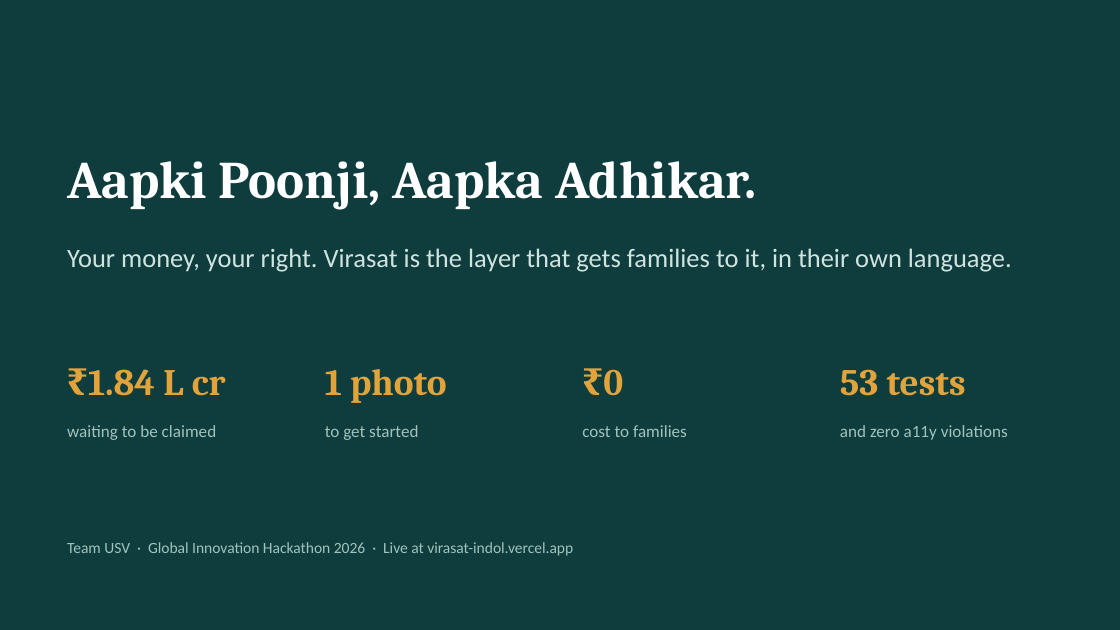
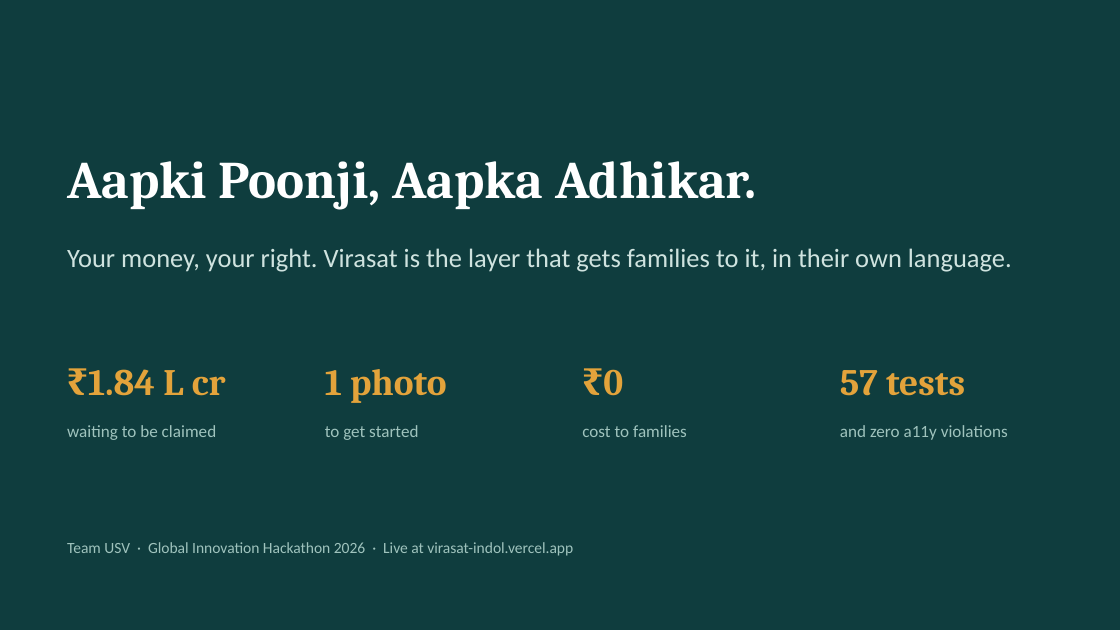
Before and after one commit to usv240/virasat, a slide deck: slide 14 of public/docs/Virasat-Team-USV-Deck.pptx. Drawn at 1120x630 pixels with LibreOffice and Linux fonts; fonts in the diff are those of the drawing. Boxes give left, top, right and bottom in pixels: in the first picture for what was removed or moved away, otherwise in the second. Text is boxed around its words. In the diff, an @@ line names an element or a change of style, - is before the commit and + after.

```diff
--- a/public/docs/Virasat-Team-USV-Deck.pptx
+++ b/public/docs/Virasat-Team-USV-Deck.pptx
@@ text at box(840, 370, 965, 396): text changed @@
-53 tests
+57 tests
```
Also in this commit, not shown: 3 other slides changed, 26 other files.
